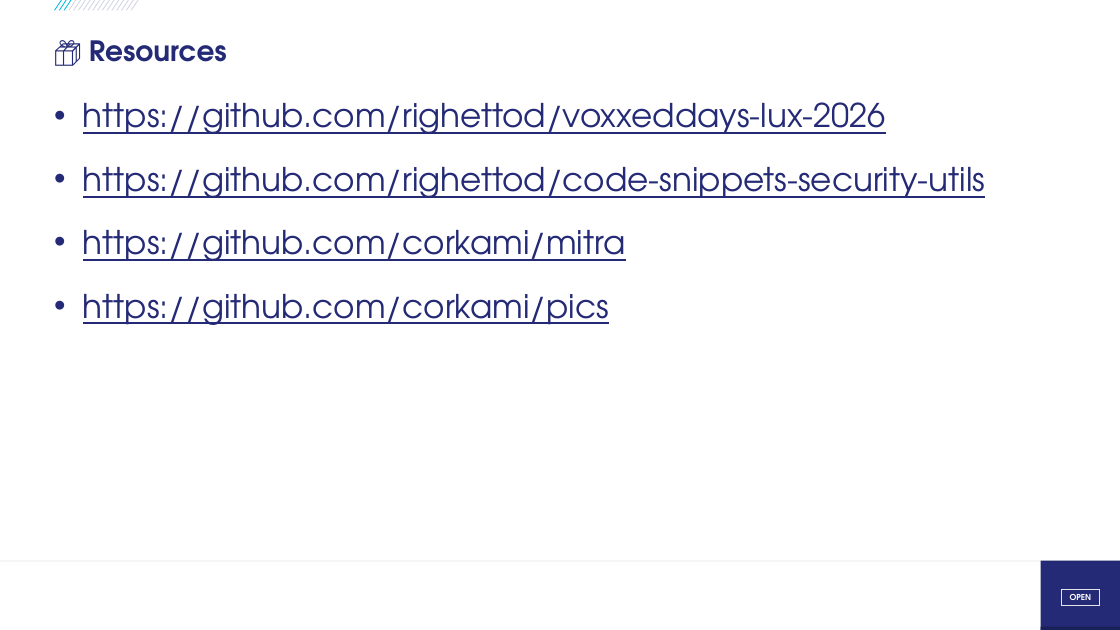
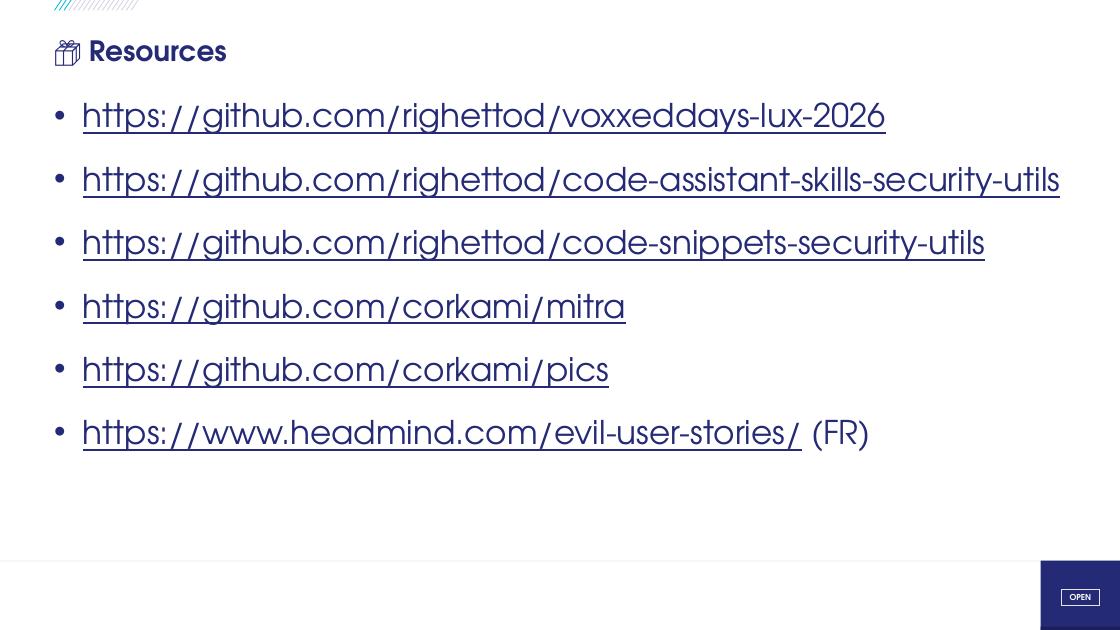
Before and after one commit to righettod/voxxeddays-lux-2026, a slide deck: slide 46 of presentation.pptx (slide 41 before the commit). Drawn at 1120x630 pixels with LibreOffice and Linux fonts; fonts in the diff are those of the drawing; background and template pictures are left out. Boxes give left, top, right and bottom in pixels: in the first picture for what was removed or moved away, otherwise in the second. Text is boxed around its words. In the diff, an @@ line names an element or a change of style, - is before the commit and + after.

```diff
--- a/presentation.pptx
+++ b/presentation.pptx
@@ text at bbox=[83, 167, 1060, 198]: paragraph added @@
+• https://github.com/righettod/code-assistant-skills-security-utils
@@ text at bbox=[83, 420, 871, 451]: paragraph added @@
+• https://www.headmind.com/evil-user-stories/ (FR)
```
Also in this commit, not shown: 34 other slides changed, 6 slides added, 1 slide removed, 2 other files.
